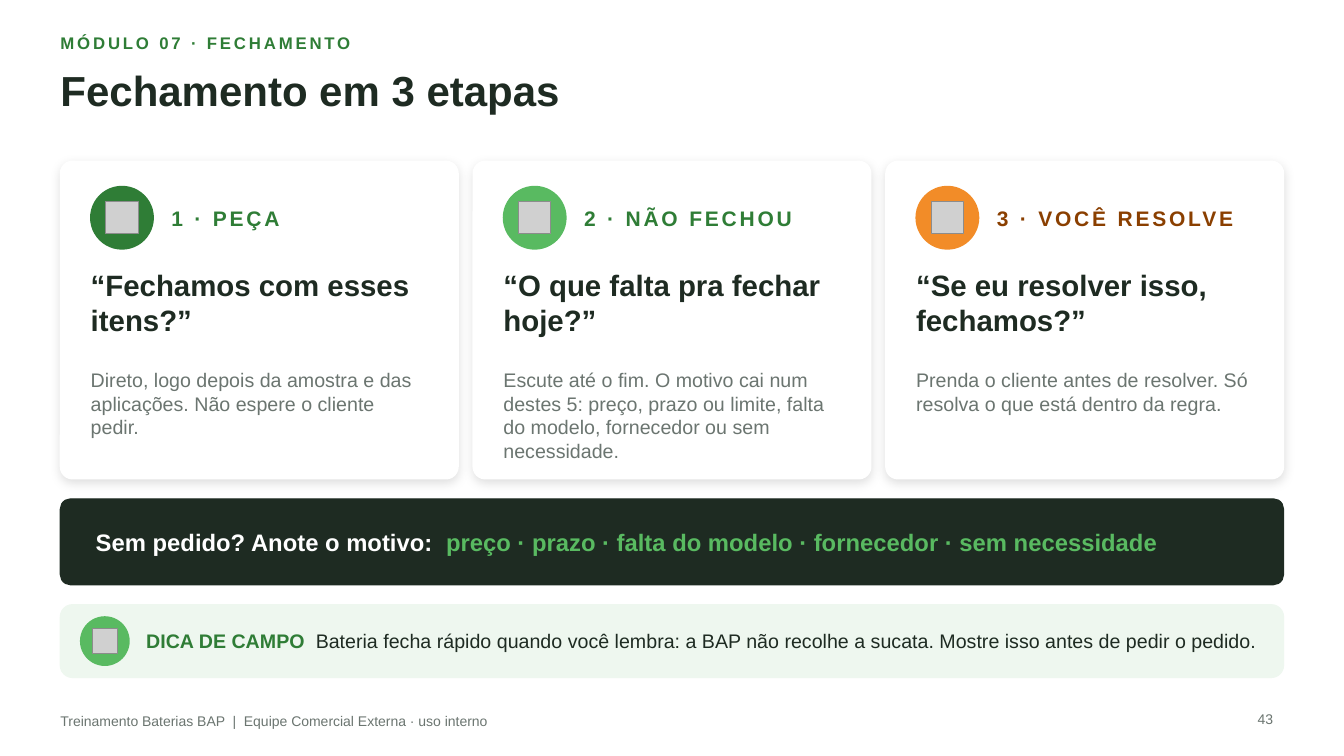
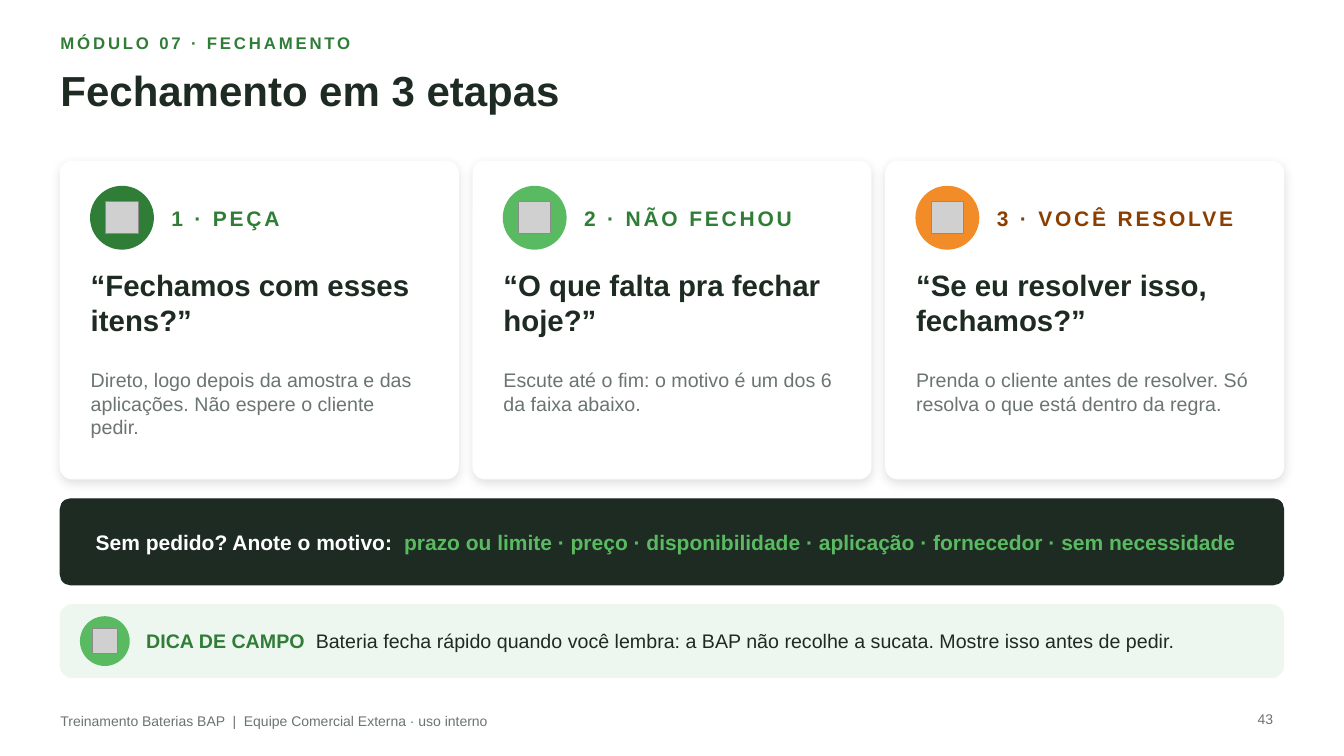
Before and after one commit to aloirr/bapajudacatalogo, a slide deck: slide 43 of catalogo_grafico/entregas/Treinamento_Baterias_BAP_Vendedores.pptx. Drawn at 1344x756 pixels with LibreOffice and Linux fonts; fonts in the diff are those of the drawing; grey boxes stand for pictures; background and template pictures are left out. Boxes give left, top, right and bottom in pixels: in the first picture for what was removed or moved away, otherwise in the second. Text is boxed around its words. In the diff, an @@ line names an element or a change of style, - is before the commit and + after.

```diff
--- a/catalogo_grafico/entregas/Treinamento_Baterias_BAP_Vendedores.pptx
+++ b/catalogo_grafico/entregas/Treinamento_Baterias_BAP_Vendedores.pptx
@@ text at bbox=[503, 372, 832, 411]: text changed @@
-Escute até o fim. O motivo cai num destes 5: preço, prazo ou limite, falta do modelo, fornecedor ou sem necessidade.
+Escute até o fim: o motivo é um dos 6 da faixa abaixo.
@@ text at bbox=[96, 534, 1235, 554]: text changed; size 17 to 15 pt @@
-Sem pedido? Anote o motivo: preço · prazo · falta do modelo · fornecedor · sem necessidade
+Sem pedido? Anote o motivo: prazo ou limite · preço · disponibilidade · aplicação · fornecedor · sem necessidade
@@ text at bbox=[146, 633, 1174, 652]: text changed @@
-DICA DE CAMPO Bateria fecha rápido quando você lembra: a BAP não recolhe a sucata. Mostre isso antes de pedir o pedido.
+DICA DE CAMPO Bateria fecha rápido quando você lembra: a BAP não recolhe a sucata. Mostre isso antes de pedir.
```
Also in this commit, not shown: 2 other slides changed, 20 other files.
